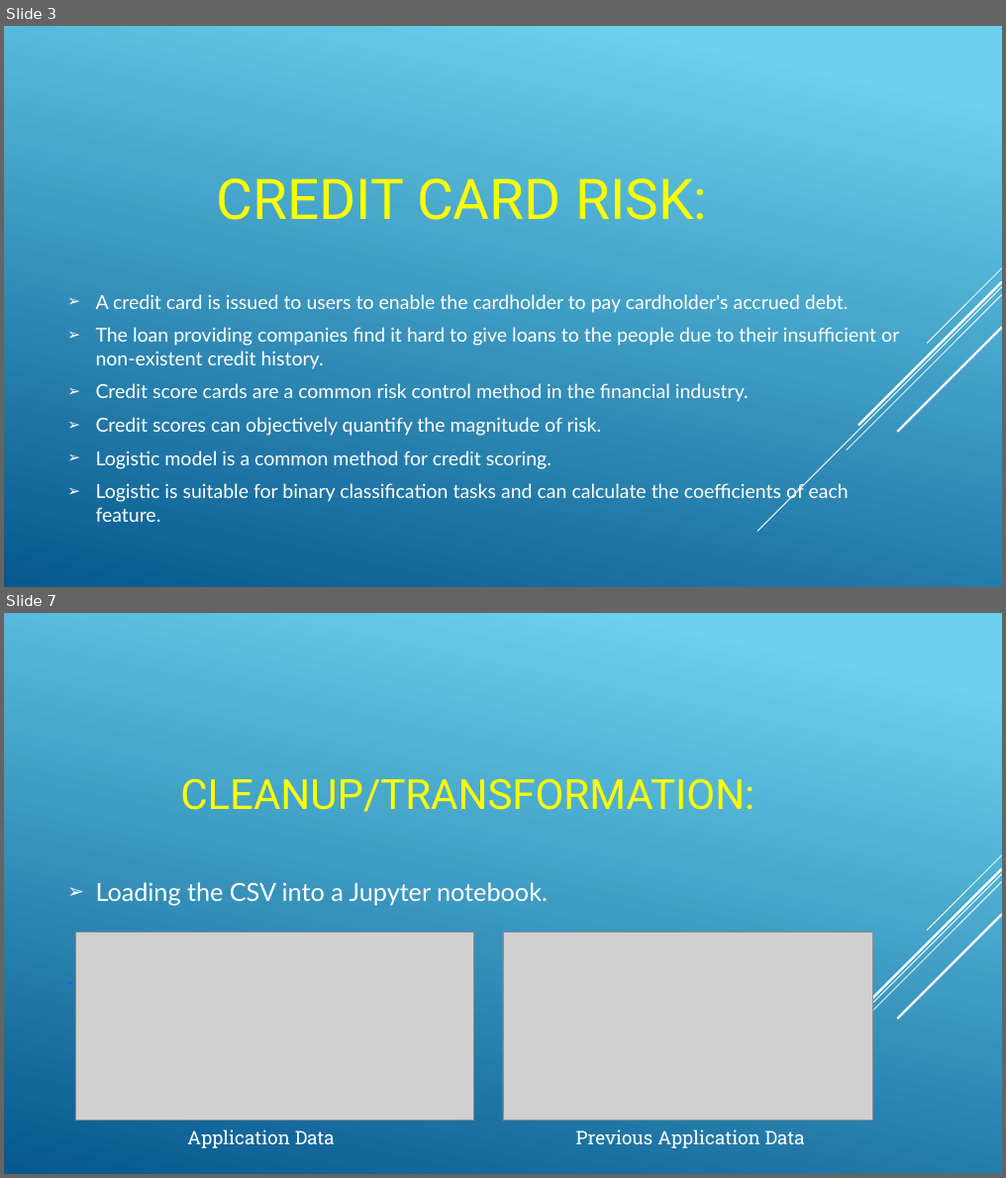
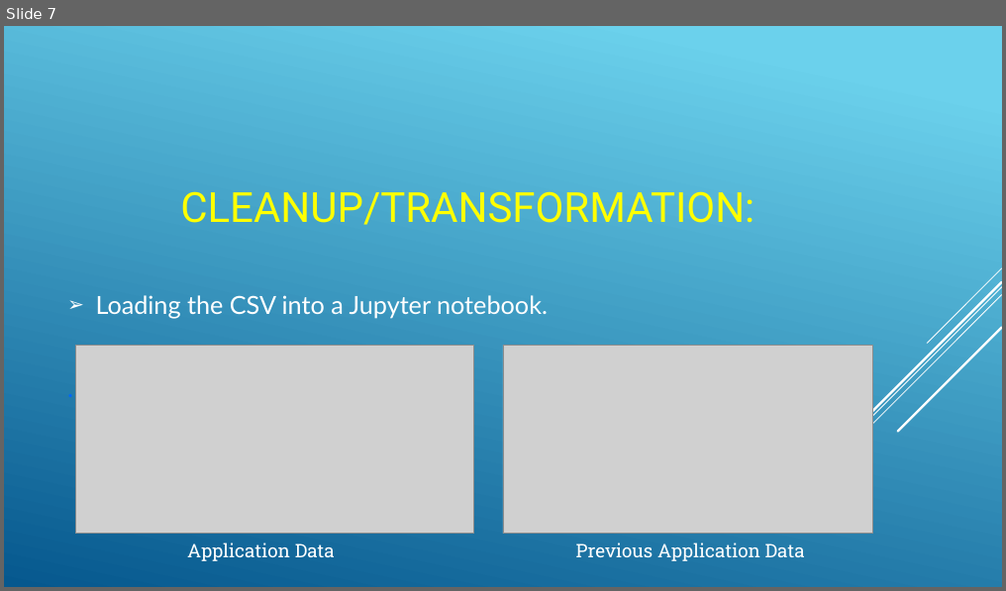
Before and after one commit to rashmirekha27/Loan_Officers, a slide deck: Project4_presentation.pptx. Shown one above the other, each under a label of ours: slides 3 and 7 before the commit, slide 7 after it; the slides between them are not shown. The pictures are 1006x1178 and 1006x591 pixels, drawn with LibreOffice and Linux fonts; fonts in the diff are those of the drawing; grey boxes stand for pictures. Boxes give left, top, right and bottom in pixels: in the first picture for what was removed or moved away, otherwise in the second. Text is boxed around its words. In the diff, an @@ line names an element or a change of style, - is before the commit and + after.

```diff
--- a/Project4_presentation.pptx
+++ b/Project4_presentation.pptx
@@ slide 3 removed at (4, 26, 1002, 587), background gradient #6ED2EB to #06588E; not listed: 5 template elements that a slide beside it also shows @@
@@ title removed at (217, 178, 707, 220) @@
-CREDIT CARD RISK:
@@ text removed at (96, 294, 899, 522) @@
-➢ A credit card is issued to users to enable the cardholder to pay cardholder's accrued debt.
-➢ The loan providing companies find it hard to give loans to the people due to their insufficient or non-existent credit history.
-➢ Credit score cards are a common risk control method in the financial industry.
-➢ Credit scores can objectively quantify the magnitude of risk.
-➢ Logistic model is a common method for credit scoring.
-➢ Logistic is suitable for binary classification tasks and can calculate the coefficients of each feature.
```
Also in this commit, not shown: 6 slides changed, 7 slides added, 4 other slides removed, 2 other files.
